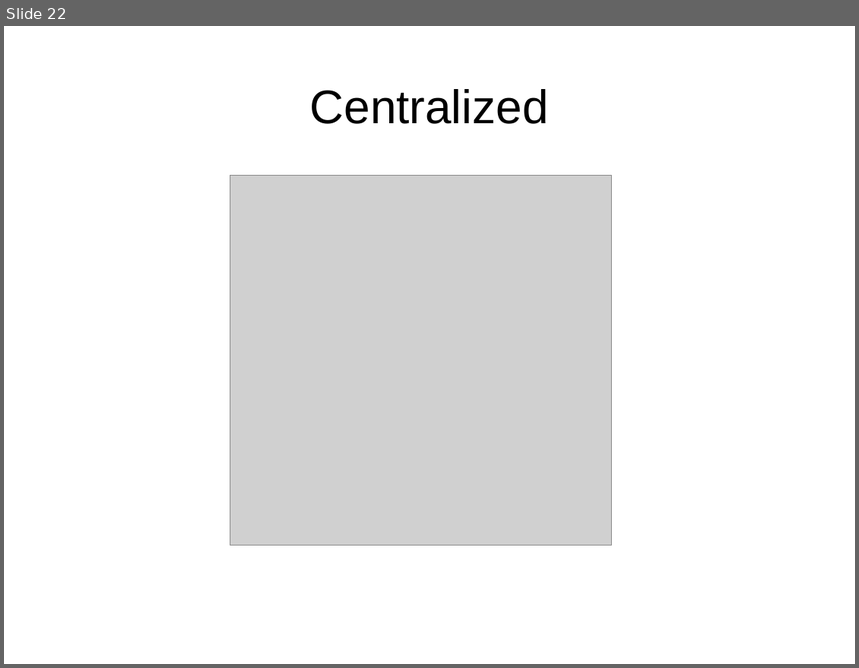
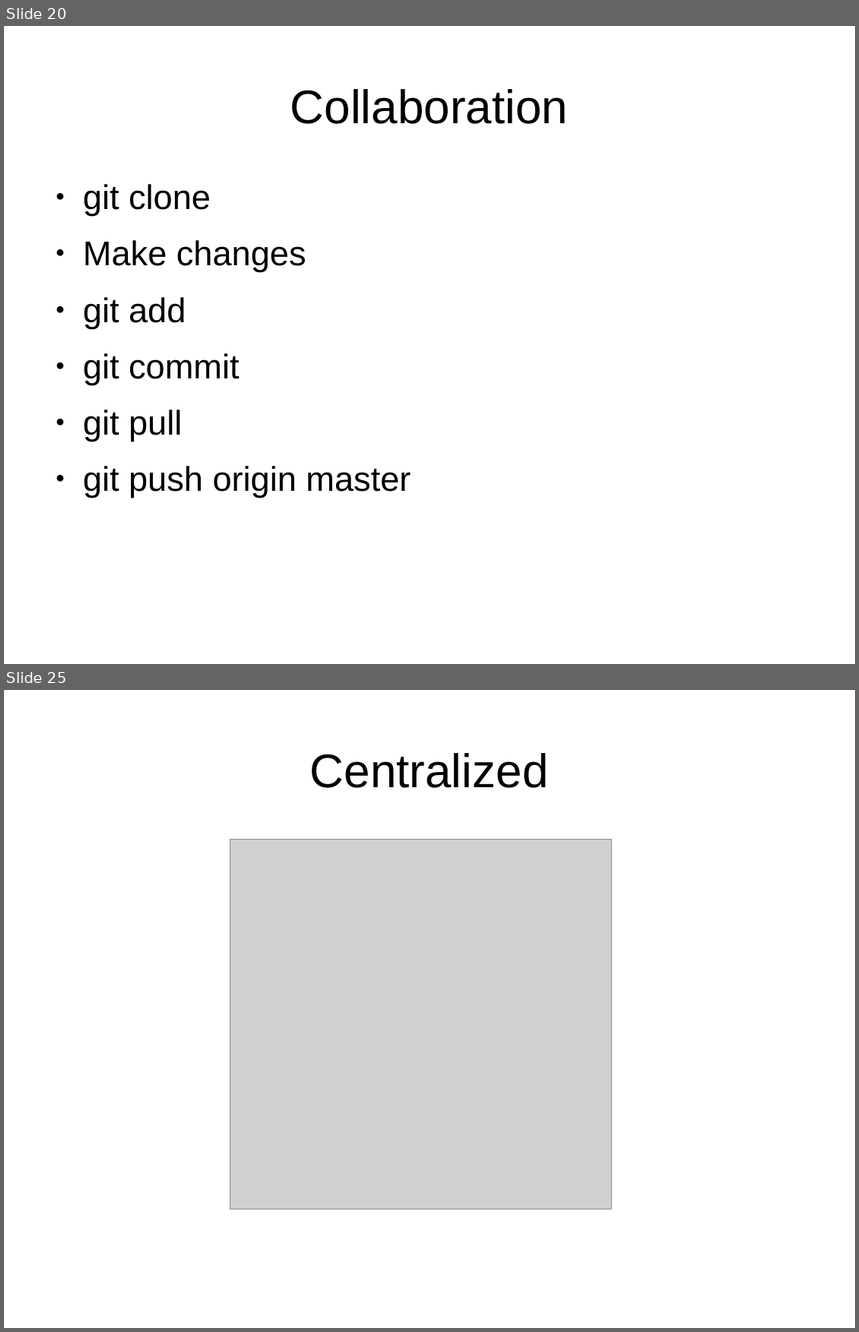
Before and after one commit to aminhjz-old/learngitthehardway, a slide deck: learngitthehardway.odp. Shown one above the other, each under a label of ours: slide 22 before the commit, slides 20 and 25 after it; the slides between them are not shown. The pictures are 859x668 and 859x1332 pixels, drawn with LibreOffice and Linux fonts; fonts in the diff are those of the drawing; grey boxes stand for pictures. Boxes give left, top, right and bottom in pixels: in the first picture for what was removed or moved away, otherwise in the second. Text is boxed around its words. In the diff, an @@ line names an element or a change of style, - is before the commit and + after.

```diff
--- a/learngitthehardway.odp
+++ b/learngitthehardway.odp
@@ slide 20 added at box(4, 26, 855, 664), background #FFFFFF @@
@@ title added at box(291, 89, 569, 124), 44 pt, text #000000 @@
+Collaboration
@@ text added at box(83, 184, 411, 498), 32 pt, text #000000 @@
+● git clone
+● Make changes
+● git add
+● git commit
+● git pull
+● git push origin master
@@ what was slide 22 is now slide 25 @@
```
Also in this commit, not shown: 5 slides changed, 2 other slides added, 1 other file.
